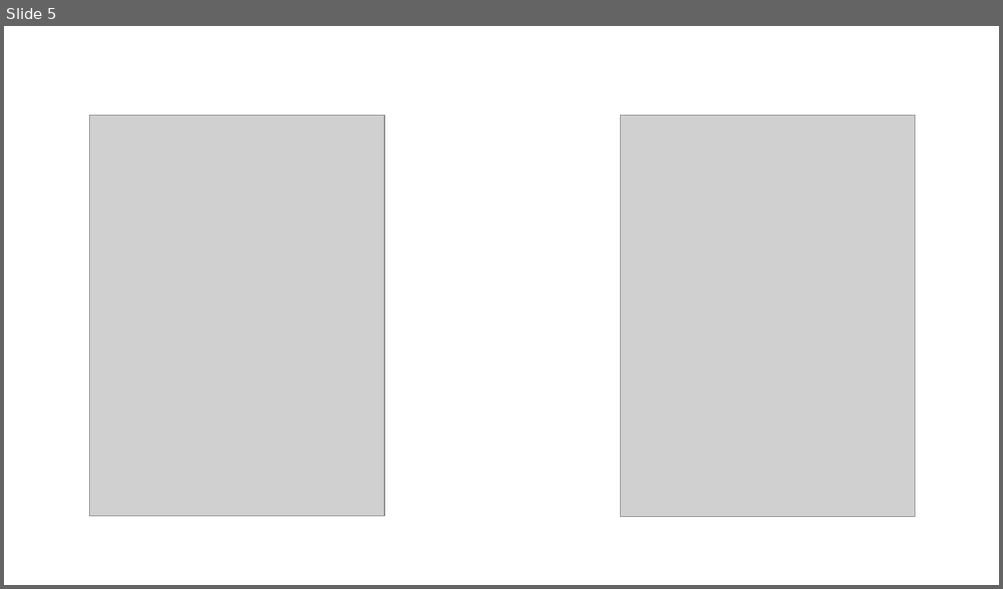
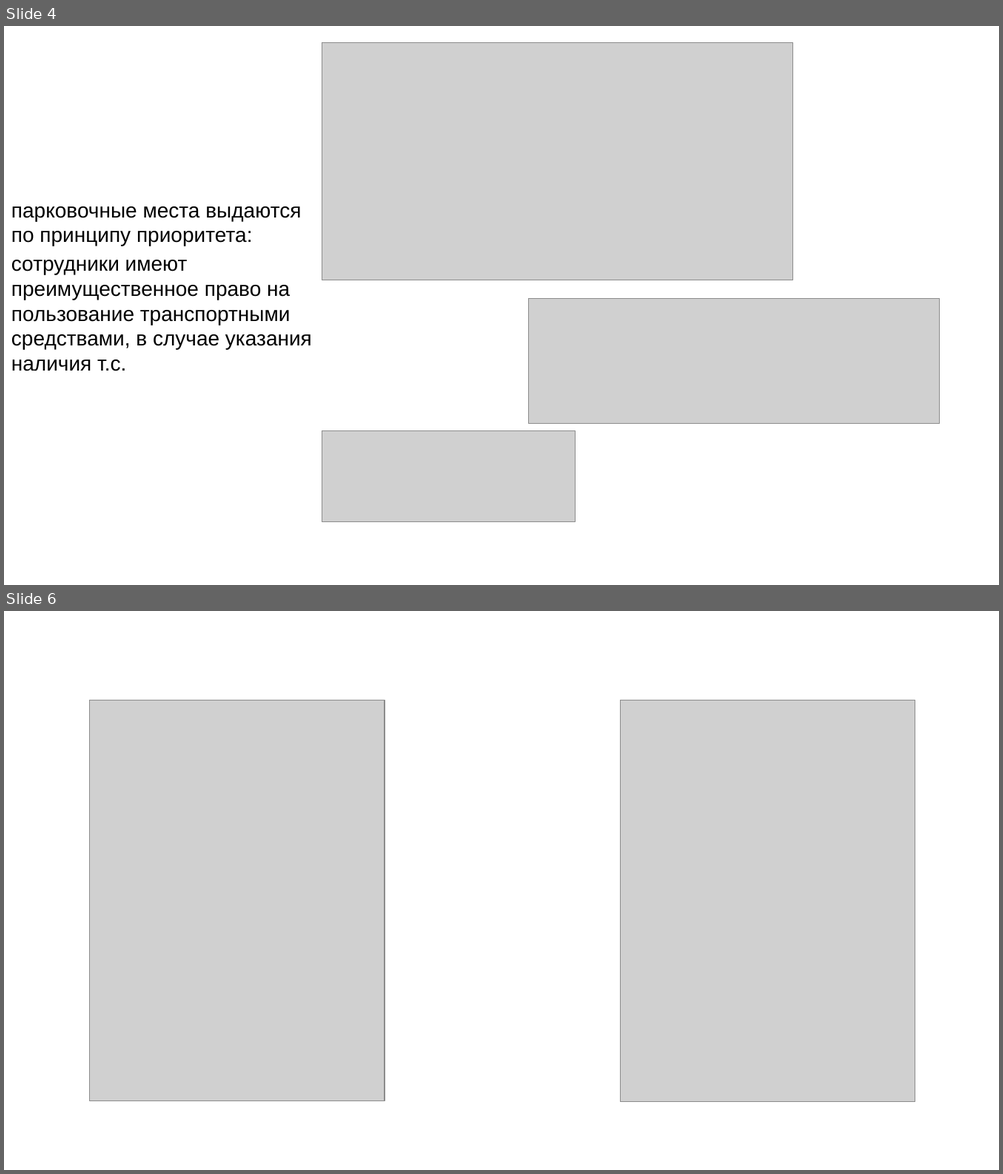
Before and after one commit to Asphie/Asphie, a slide deck: Проектная работа ЯП.pptx. Shown one above the other, each under a label of ours: slide 5 before the commit, slides 4 and 6 after it; the slides between them are not shown. The pictures are 1003x589 and 1003x1174 pixels, drawn with LibreOffice and Linux fonts; fonts in the diff are those of the drawing; grey boxes stand for pictures. Boxes give left, top, right and bottom in pixels: in the first picture for what was removed or moved away, otherwise in the second. Text is boxed around its words. In the diff, an @@ line names an element or a change of style, - is before the commit and + after.

```diff
--- a/Проектная работа ЯП.pptx
+++ b/Проектная работа ЯП.pptx
@@ slide 4 added at [4, 26, 999, 585], background #FFFFFF @@
@@ picture added at [322, 42, 793, 281] @@
@@ text added at [11, 207, 312, 372], 20 pt, text #000000 @@
+парковочные места выдаются по принципу приоритета:
+сотрудники имеют преимущественное право на пользование транспортными средствами, в случае указания наличия т.с.
@@ picture added at [529, 299, 939, 424] @@
@@ picture added at [322, 431, 575, 522] @@
@@ what was slide 5 is now slide 6 @@
```
Also in this commit, not shown: 11 slides changed.
